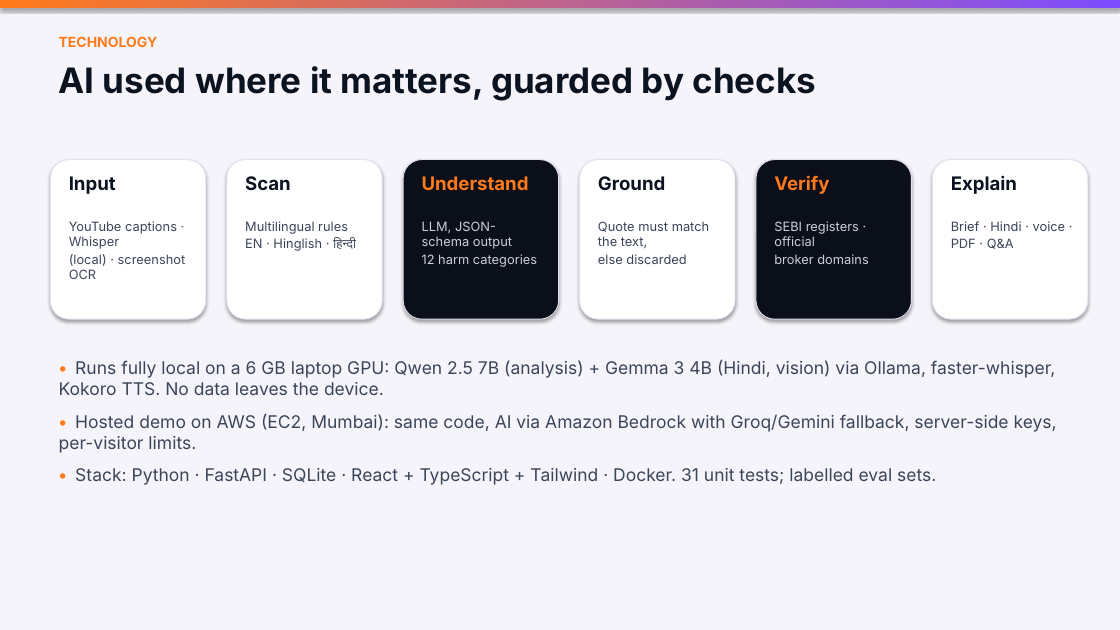
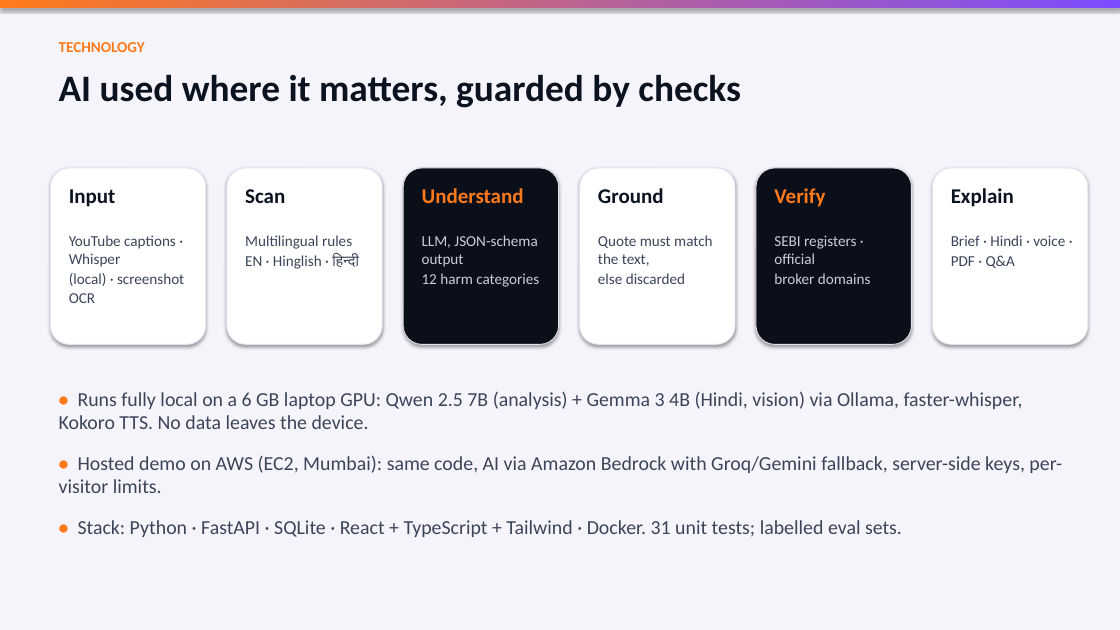
Before and after one commit to RudraPandit0504/nirikshak, a slide deck: slide 11 of presentation/Nirikshak.pptx. Drawn at 1120x630 pixels with LibreOffice and Linux fonts; fonts in the diff are those of the drawing. Boxes give left, top, right and bottom in pixels: in the first picture for what was removed or moved away, otherwise in the second. Text is boxed around its words. In the diff, an @@ line names an element or a change of style, - is before the commit and + after.

Commit message:
Deck: Calibri, fuller layouts, fresh screenshots and calibrated numbers

```diff
--- a/presentation/Nirikshak.pptx
+++ b/presentation/Nirikshak.pptx
@@ text "TECHNOLOGY" at (x1=59, y1=42, x2=145, y2=52): size 12 to 13 pt, font Inter to Calibri @@
@@ text "AI used where it matters, ..." at (x1=59, y1=74, x2=741, y2=108): size 30 to 32 pt, font Inter to Calibri @@
@@ rounded rectangle resized from (x1=50, y1=160, x2=206, y2=319) to (x1=50, y1=168, x2=206, y2=344) @@
@@ rounded rectangle resized from (x1=227, y1=160, x2=382, y2=319) to (x1=227, y1=168, x2=382, y2=344) @@
@@ rounded rectangle resized from (x1=403, y1=160, x2=559, y2=319) to (x1=403, y1=168, x2=559, y2=344) @@
@@ rounded rectangle resized from (x1=580, y1=160, x2=735, y2=319) to (x1=580, y1=168, x2=735, y2=344) @@
@@ rounded rectangle resized from (x1=756, y1=160, x2=912, y2=319) to (x1=756, y1=168, x2=912, y2=344) @@
@@ rounded rectangle resized from (x1=933, y1=160, x2=1088, y2=319) to (x1=933, y1=168, x2=1088, y2=344) @@
@@ 6 texts moved together from (x1=69, y1=175, x2=1017, y2=194) to (x1=69, y1=188, x2=1014, y2=207) @@
@@ size 16 to 18 pt, font Inter to Calibri in 6 elements at (x1=69, y1=189, x2=116, y2=207), (x1=245, y1=189, x2=285, y2=203), (x1=422, y1=188, x2=524, y2=203), (x1=598, y1=188, x2=664, y2=203), (x1=774, y1=188, x2=825, y2=207), (x1=951, y1=188, x2=1014, y2=207) @@
@@ text "YouTube captions · Whisper" moved from (x1=69, y1=221, x2=186, y2=279) to (x1=69, y1=235, x2=184, y2=303) @@
@@ text "Multilingual rules" moved from (x1=245, y1=221, x2=356, y2=251) to (x1=245, y1=235, x2=359, y2=269) @@
@@ text "LLM, JSON-schema output" moved from (x1=422, y1=221, x2=537, y2=267) to (x1=422, y1=235, x2=539, y2=287) @@
@@ text "Quote must match the text," moved from (x1=598, y1=221, x2=710, y2=264) to (x1=598, y1=235, x2=712, y2=284) @@
@@ text "SEBI registers · official" moved from (x1=774, y1=221, x2=869, y2=264) to (x1=774, y1=235, x2=871, y2=284) @@
@@ size 11 to 13 pt, font Inter to Calibri in 6 elements at (x1=69, y1=235, x2=184, y2=303), (x1=245, y1=235, x2=359, y2=269), (x1=422, y1=235, x2=539, y2=287), (x1=598, y1=235, x2=712, y2=284), (x1=774, y1=235, x2=871, y2=284), (x1=951, y1=235, x2=1065, y2=268) @@
@@ text "Brief · Hindi · voice ..." moved from (x1=951, y1=221, x2=1066, y2=249) to (x1=951, y1=235, x2=1065, y2=268) @@
@@ text "• Runs fully local on ..." moved from (x1=59, y1=359, x2=1057, y2=485) to (x1=59, y1=391, x2=1062, y2=537) @@
@@ text "• Runs fully local on ..." at (x1=59, y1=391, x2=1062, y2=537): size 15 to 17 pt, font Inter to Calibri; more space between paragraphs @@
```
Also in this commit, not shown: 13 other slides changed, 1 other file.
